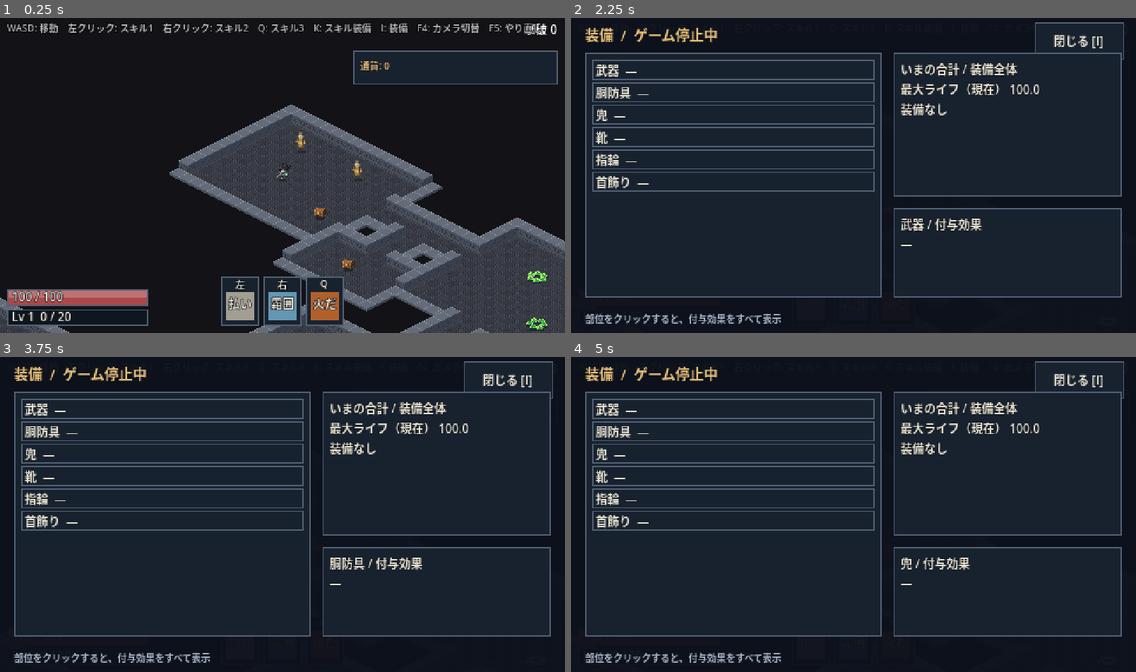
Above: before the commit, frames 1-4 (two rows, left to right).
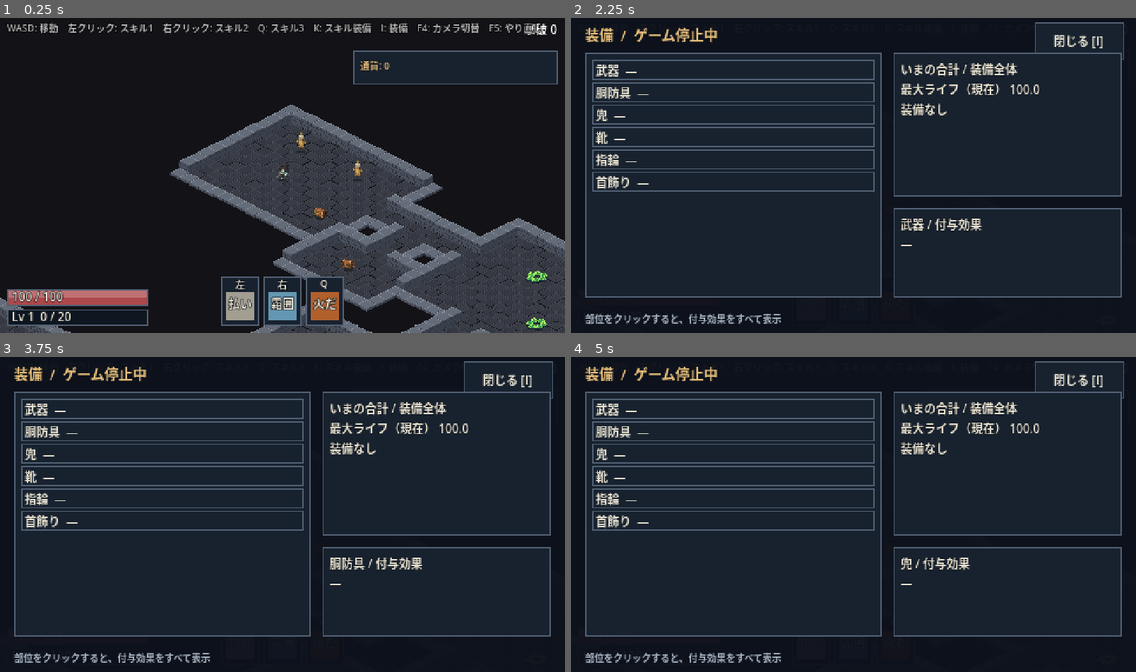
Above: after the commit, the same moments.

Repository: fururun/HackSla
Game: Godot game, scene res://scenes/main/main.tscn
The game is run twice, just before and just after one commit, with the same random seed, the same clock (stepped at 60 frames per second) and the same inputs.
Inputs (mouse positions are in pixels of both pictures, inside the frame that each line leads up to):
- Up to frame 1 (0.25 s): no input
- Up to frame 2 (2.25 s): tap Enter at 0.5 s; move the mouse to (977, 159) at 0.52 s; hold D (move_right) 0.53-1.25 s; hold I (toggle_equip_screen) 0.53-1.25 s; click (977, 159) at 0.67 s; click "閉じる [I]" at 1.25 s; tap F5 (restart_game) at 2 s; move the mouse to (740, 191) at 2.02 s; hold S (move_down) from 2.03 s (still down); tap I (toggle_equip_screen) at 2.1 s
- Up to frame 3 (3.75 s): release S (move_down) at 2.75 s; click "武器 —" at 2.75 s; click "胴防具 —" at 3.5 s
- Up to frame 4 (5 s): click "兜 —" at 4.25 s

The runs differ from the first frame. In frame 1, 3.9% of the frame differs, in the area x 0-100%, y 28-100%; in frame 2, less than 0.1%; in frame 3, less than 0.1%; in frame 4, less than 0.1%.

Commit message:
カメラの標準を設定B(引き0.5・追従なし・ピクセルへの吸着なし)にする
F4の切り替えの名前が、Bだけ実際と違っていた(追従は『なし』)ので直す。

Co-Authored-By: Claude Sonnet 5.5 <noreply@anthropic.com>

Diff:
--- a/project.godot
+++ b/project.godot
@@ -35,6 +35,6 @@
 renderer/rendering_method="gl_compatibility"
 renderer/rendering_method.mobile="gl_compatibility"
 textures/canvas_textures/default_texture_filter=0
-2d/snap/snap_2d_transforms_to_pixel=true
-2d/snap/snap_2d_vertices_to_pixel=true
+2d/snap/snap_2d_transforms_to_pixel=false
+2d/snap/snap_2d_vertices_to_pixel=false
 environment/defaults/default_clear_color=Color(0.07, 0.07, 0.09, 1)
--- a/scripts/main/main.gd
+++ b/scripts/main/main.gd
@@ -19,8 +19,8 @@
 ## カメラの見え方の候補（F4 で順に切り替えて、がくつきの出ないものを探す）。
 ## [名前, 引き, 追従をなめらかにする, ピクセルへの吸着]
 const CAMERA_MODES: Array = [
-	["A: 引き0.5・なめらか追従・吸着あり（標準）", 0.5, true, true],
-	["B: 引き0.5・なめらか追従・吸着なし", 0.5, false, false],
+	["A: 引き0.5・なめらか追従・吸着あり", 0.5, true, true],
+	["B: 引き0.5・追従なし（固定）・吸着なし（標準）", 0.5, false, false],
 	["C: 引き0.5・追従なし（プレイヤーに固定）・吸着あり", 0.5, false, true],
 	["D: 引き2/3・なめらか追従・吸着あり（ドットがちょうど2ピクセル）", 0.6667, true, true],
 	["E: 引き2/3・追従なし・吸着あり", 0.6667, false, true],
@@ -48,7 +48,7 @@
 	camera = Camera2D.new()
 	camera.zoom = Vector2.ONE * CAMERA_ZOOM  # 引き：小さいほど、広い範囲が見える
 	camera.process_callback = Camera2D.CAMERA2D_PROCESS_PHYSICS  # プレイヤーと同じ物理の刻みで追う（がくつき防止）
-	camera.position_smoothing_enabled = true
+	camera.position_smoothing_enabled = false  # 標準は、追従なし（プレイヤーに固定）。ふるるん さんが、がくつきのない設定として選んだ（設定B）
 	camera.position_smoothing_speed = 8.0
 	camera.offset = Vector2(0, -10)
 	player.add_child(camera)
